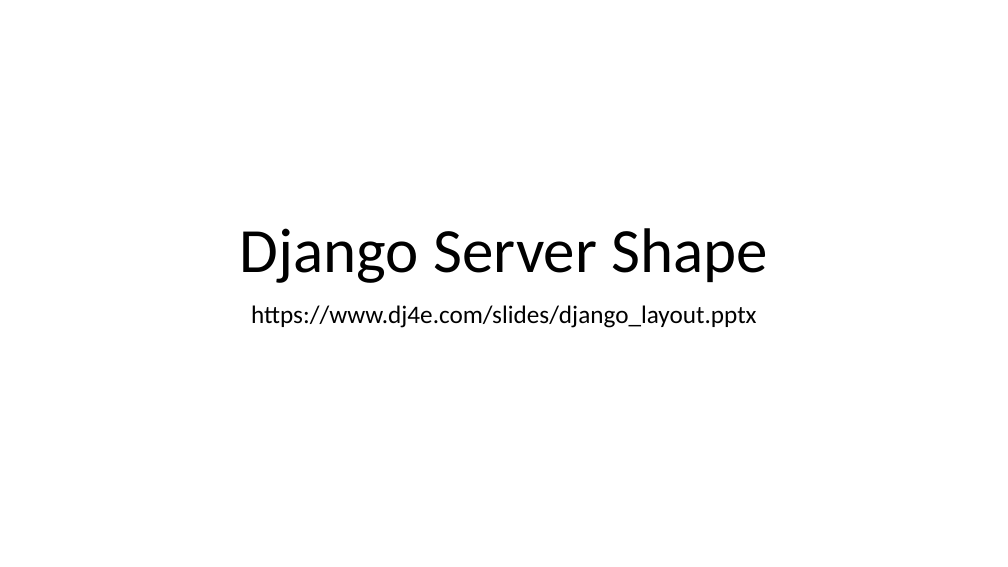
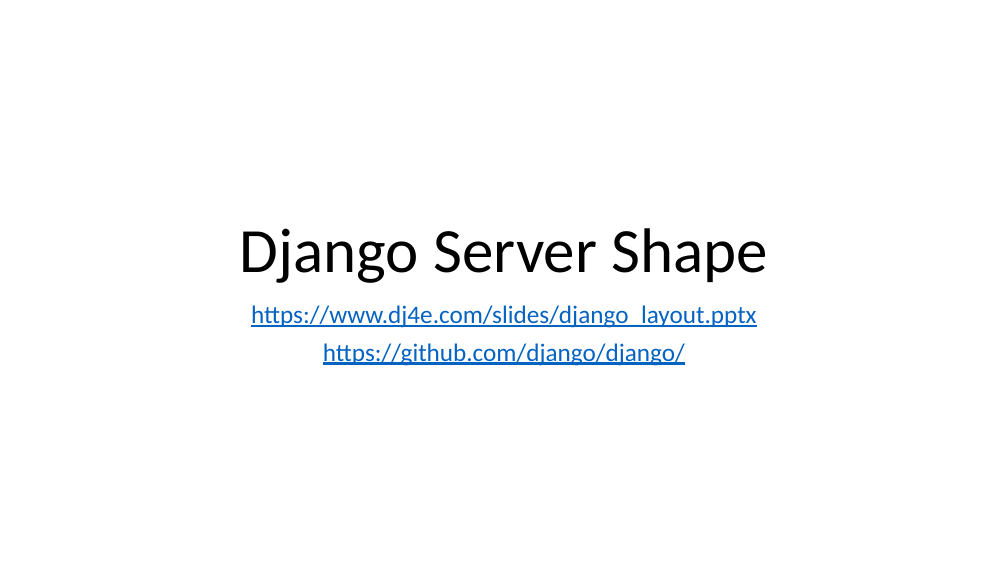
Before and after one commit to csev/dj4e, a slide deck: slide 1 of slides/django_layout.pptx. Drawn at 1008x567 pixels with LibreOffice and Linux fonts; fonts in the diff are those of the drawing. Boxes give left, top, right and bottom in pixels: in the first picture for what was removed or moved away, otherwise in the second. Text is boxed around its words. In the diff, an @@ line names an element or a change of style, - is before the commit and + after.

Commit message:
Update

```diff
--- a/slides/django_layout.pptx
+++ b/slides/django_layout.pptx
@@ subtitle at box(251, 305, 756, 328): text colour #000000 to #0563C1, underline on in "https://www.dj4e.com/slides/django_layout.pptx" @@
@@ subtitle at box(323, 343, 685, 366): paragraph added @@
+https://github.com/django/django/
```
Also in this commit, not shown: 1 other slide changed, 1 slide added.
